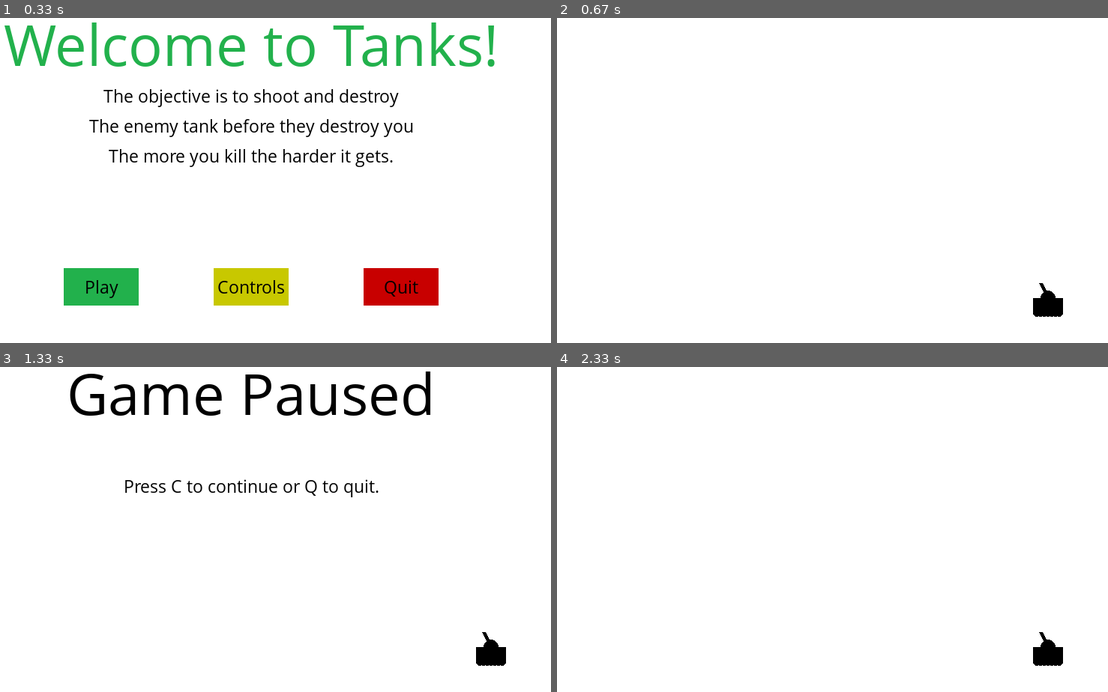
Above: before the commit, frames 1-4 (two rows, left to right).
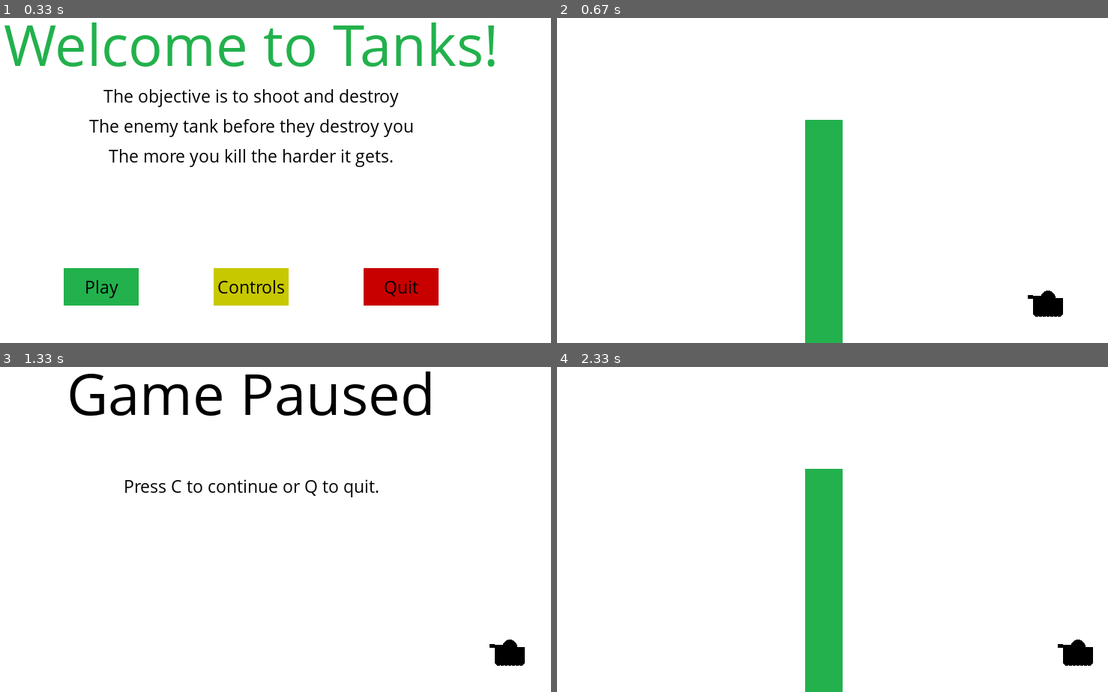
Above: after the commit, the same moments.

Repository: AleksanderTom/Pygame-tests
Game: pygame game, started from tanks.py
The game is run twice, just before and just after one commit, with the same random seed, the same clock (stepped at 60 frames per second) and the same inputs.
Inputs (mouse positions are in pixels of both pictures, inside the frame that each line leads up to):
- Up to frame 1 (0.33 s): no input
- Up to frame 2 (0.67 s): click "Play" at 0.42 s
- Up to frame 3 (1.33 s): hold Space 0.67-1.13 s; hold Right 0.67-1.13 s; move the mouse to (253, 497) at 0.7 s; hold P from 1.17 s (still down); hold Right from 1.17 s (still down)
- Up to frame 4 (2.33 s): release P at 1.63 s; release Right at 1.63 s; tap C at 1.67 s; tap Space at 2 s

Frame 1 is identical in both runs. In frame 2, 4.7% of the frame differs, in the area x 45-89%, y 31-100%; in frame 3, 0.5%; in frame 4, 5.4%, in the area x 45-98%, y 31-100%.

Commit message:
ability to rotate turret implemented, as well as shooting

Diff:
--- a/tanks.py
+++ b/tanks.py
@@ -22,8 +22,7 @@
 display_height = 600
 gameDisplay = pygame.display.set_mode((display_width, display_height))
 
-mainTankX = display_width * 0.9
-mainTankY = display_height * 0.9
+
 tankWidth = 40
 tankHeight = 20
 turretWidth = 5
@@ -86,18 +85,56 @@
     gameDisplay.blit(textSurf, textRect)
 
 
-def tank(x, y):
+def tank(x, y, turPos):
     x = int(x)
     y = int(y)
+
+    possibleTurrets = [(x - 27, y - 2),
+                       (x - 26, y - 5),
+                       (x - 25, y - 8),
+                       (x - 23, y - 12),
+                       (x - 20, y - 14),
+                       (x - 18, y - 15),
+                       (x - 15, y - 17),
+                       (x - 13, y - 19),
+                       (x - 11, y - 21)
+                       ]
+
     pygame.draw.circle(gameDisplay, black, (x, y), int(tankHeight / 2))
     pygame.draw.rect(gameDisplay, black, (x - tankHeight, y, tankWidth, tankHeight))
-    pygame.draw.line(gameDisplay, black, (x, y), (x - 10, y - 20), turretWidth)
+    pygame.draw.line(gameDisplay, black, (x, y), possibleTurrets[turPos], turretWidth)
 
     wheel_displacement = 15
     for i in range(0, 7):
         pygame.draw.circle(gameDisplay, black, (x - wheel_displacement, y + 20), wheelWidth)
         wheel_displacement -= 5
 
+    return possibleTurrets[turPos]
+
+
+def fireShell(xy, tankX, tankY, turPos):
+
+    fire = True
+    startingShell = list(xy)
+    print("Fire!", xy)
+
+    while fire:
+        for event in pygame.event.get():
+            if event.type == pygame.QUIT:
+                pygame.quit()
+                quit()
+            if event.type == pygame.K_p:
+                pause()
+        pygame.draw.circle(gameDisplay, red, (startingShell[0], startingShell[1]), 5)
+        startingShell[0] -= (12 - turPos) * 2
+
+        startingShell[1] += int((((startingShell[0] - xy[0]) * 0.01) ** 2) - (turPos + turPos / (12 - turPos)))
+
+        if startingShell[1] > display_height:
+            fire = False
+
+        pygame.display.update()
+        clock.tick(100)
 
 def game_intro():
 
@@ -191,6 +228,11 @@
 
         pygame.display.update()
         clock.tick(15)
+
+
+def barrier(x_location, randomHeight, barrier_width):
+    pygame.draw.rect(gameDisplay, green, [x_location, display_height - randomHeight, barrier_width, randomHeight])
+
 
 def button(text, x, y, width, height, inactive_color, active_color, action= None):
     cur = pygame.mouse.get_pos()
@@ -218,7 +260,20 @@
     gameOver = False
     FPS = 15
 
+    mainTankX = display_width * 0.9
+    mainTankY = display_height * 0.9
+    tankMove = 0
+    currentTurPos = 0
+    changeTur = 0
+
+    barrier_width = 50
+
+    x_location = (display_width / 2) + random.randint(-0.2 * display_width, 0.2 * display_width)
+    randomHeight = random.randrange(display_height * 0.1, display_height * 0.6)
+
     while not gameExit:
+        gameDisplay.fill(white)
+        gun = tank(mainTankX, mainTankY, currentTurPos)
 
         if gameOver:
             message_to_screen('Game Over', red, -50, size="large")
@@ -242,19 +297,40 @@
                 gameExit= True
             if event.type == pygame.KEYDOWN:
                 if event.key == pygame.K_LEFT:
-                    pass
+                    tankMove = -5
                 elif event.key == pygame.K_RIGHT:
-                    pass
+                    tankMove = 5
                 elif event.key == pygame.K_UP:
-                    pass
+                    changeTur = 1
                 elif event.key == pygame.K_DOWN:
-                    pass
+                    changeTur = -1
                 elif event.key == pygame.K_p:
                     pause()
+                elif event.key == pygame.K_SPACE:
+                    fireShell(gun, mainTankX, mainTankY, currentTurPos)
+
+            elif event.type == pygame.KEYUP:
+                if event.key == pygame.K_LEFT or event.key == pygame.K_RIGHT:
+                    tankMove = 0
+                if event.key == pygame.K_UP or event.key == pygame.K_DOWN:
+                    changeTur = 0
 
         gameDisplay.fill(white)
-        tank(mainTankX, mainTankY)
-
+        tank(mainTankX, mainTankY, currentTurPos)
+        mainTankX += tankMove
+        currentTurPos += changeTur
+
+        if currentTurPos > 8:
+            currentTurPos = 8
+        elif currentTurPos < 0:
+            currentTurPos = 0
+
+        if mainTankX - (tankWidth / 2) < x_location + barrier_width:
+            mainTankX += 5
+        elif mainTankX + (tankWidth / 2) > display_width:
+            mainTankX -= 5
+
+        barrier(x_location, randomHeight, barrier_width)
         pygame.display.update()
         clock.tick(FPS)
 
